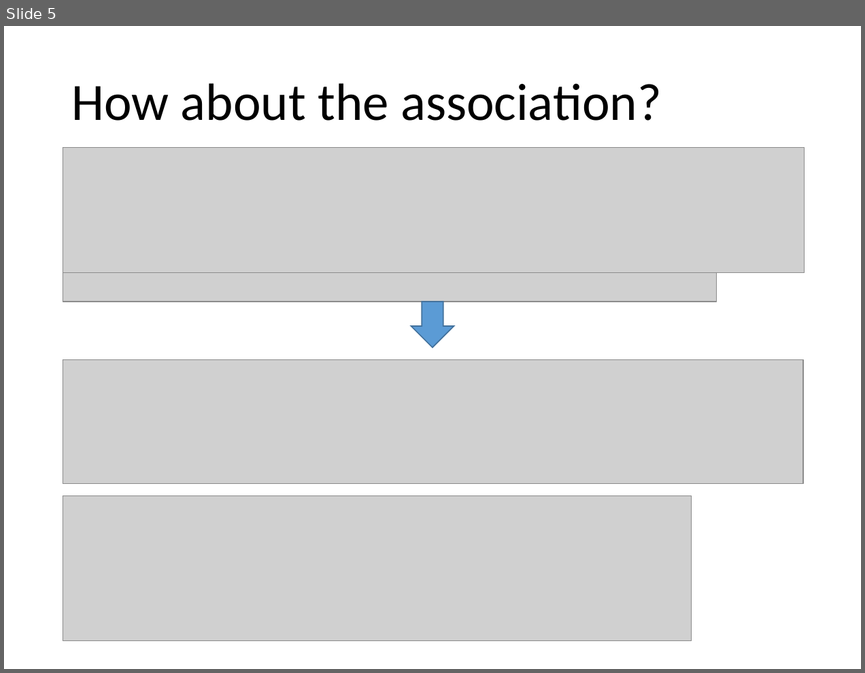
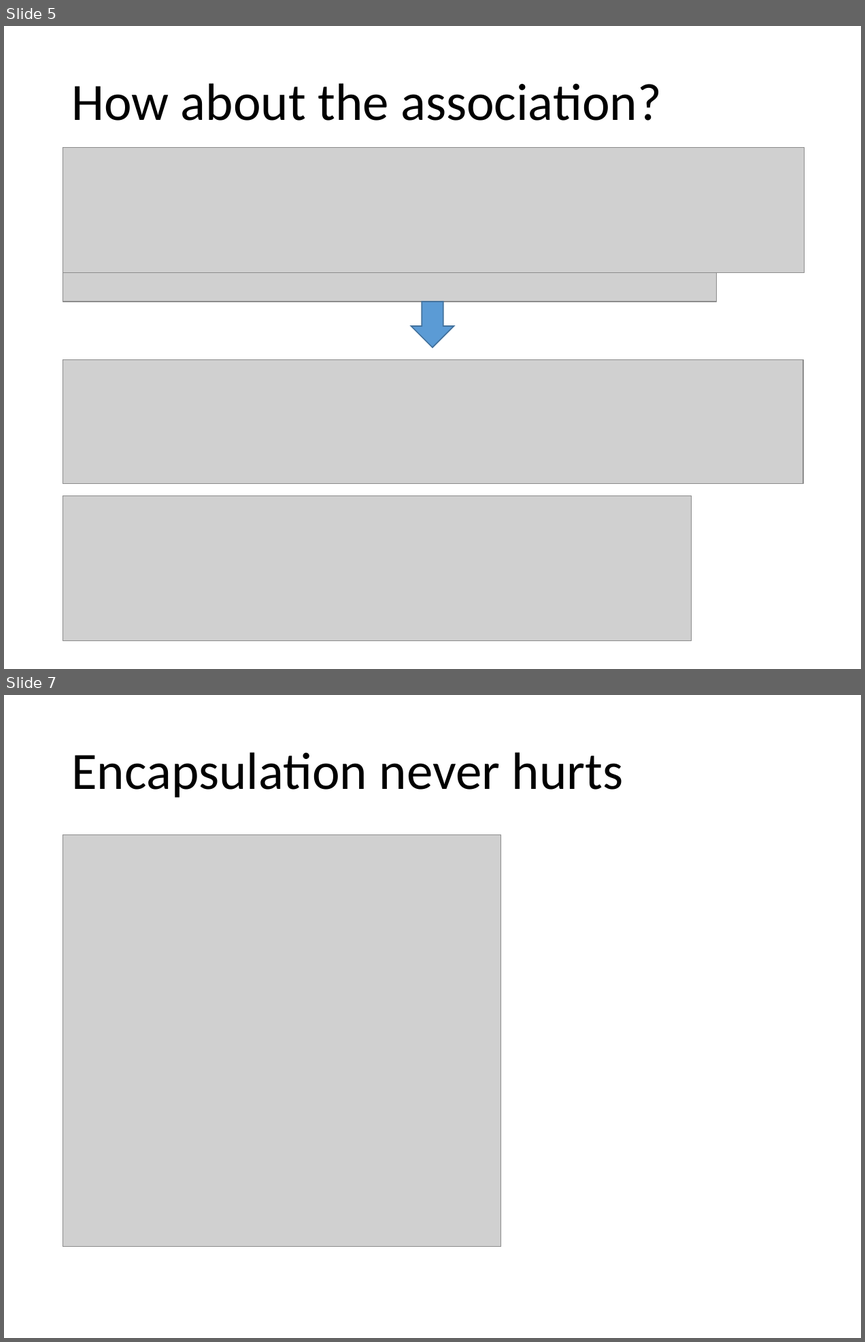
Before and after one commit to eguahlak/java-adv-01, a slide deck: src/main/resources/01 Generics and more.pptx. Shown one above the other, each under a label of ours: slide 5 before the commit, slides 5 and 7 after it; the slides between them are not shown. The pictures are 865x673 and 865x1342 pixels, drawn with LibreOffice and Linux fonts; fonts in the diff are those of the drawing; grey boxes stand for pictures. Boxes give left, top, right and bottom in pixels: in the first picture for what was removed or moved away, otherwise in the second. Text is boxed around its words. In the diff, an @@ line names an element or a change of style, - is before the commit and + after.

```diff
--- a/src/main/resources/01 Generics and more.pptx
+++ b/src/main/resources/01 Generics and more.pptx
@@ slide 7 added at <box>4,695,861,1338</box>, background #FFFFFF @@
@@ title added at <box>71,752,623,798</box>, 44 pt, text #000000 @@
+Encapsulation never hurts
@@ picture added at <box>63,834,501,1246</box> @@
```
Also in this commit, not shown: 1 other slide added, 2 other files.
